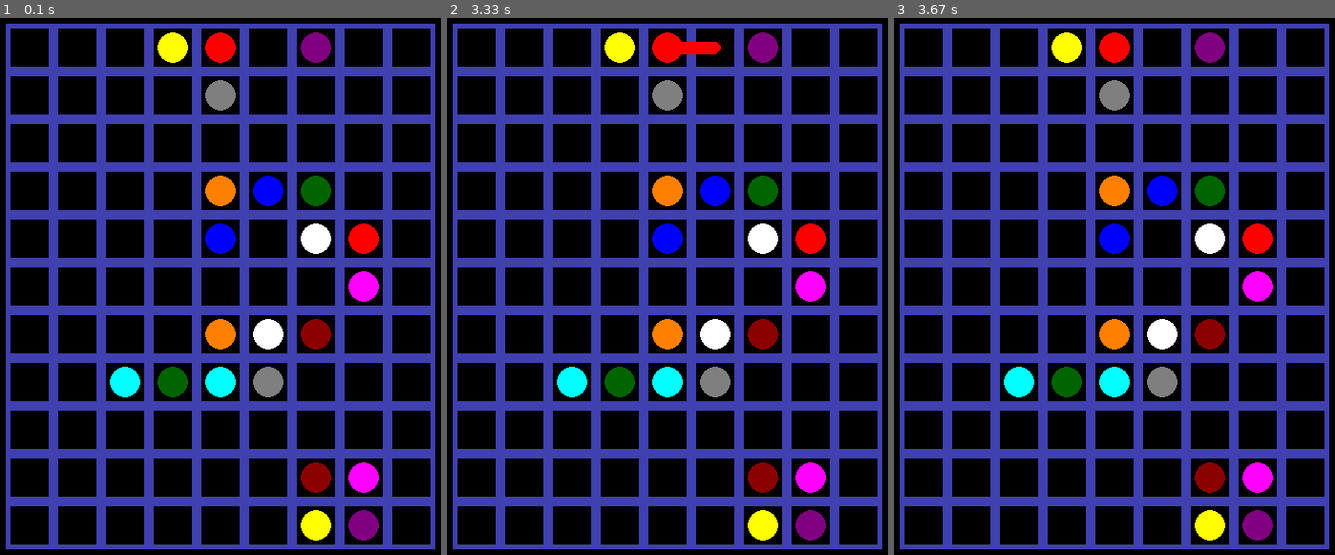
Above: before the commit, frames 1-3 (left to right).
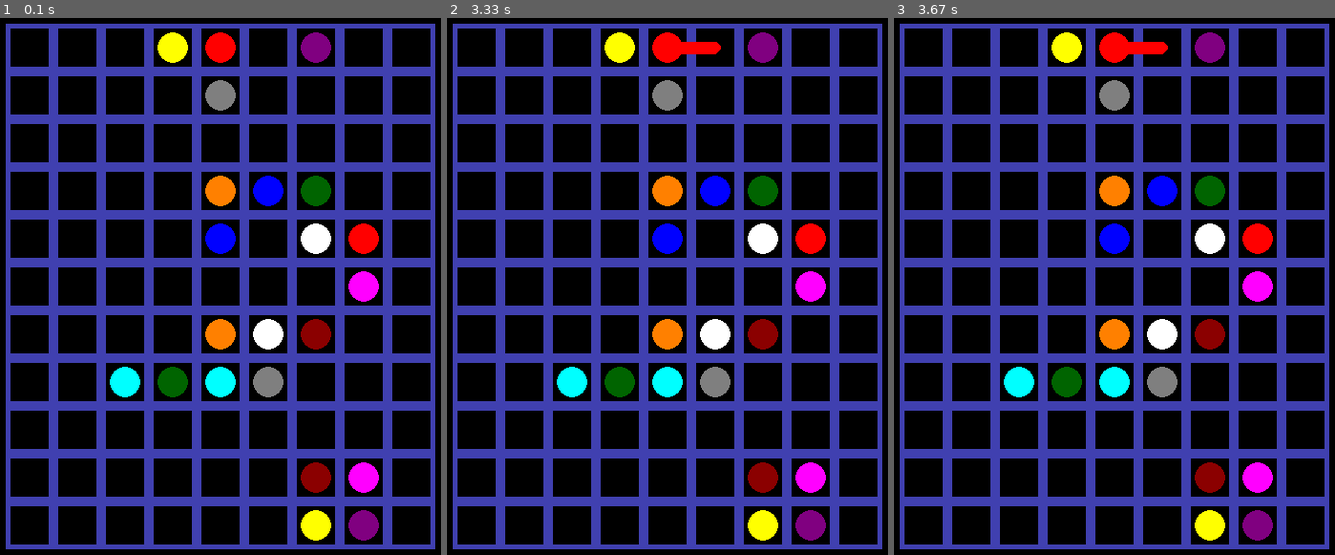
Above: after the commit, the same moments.

Repository: edvinalestig/flow-pygame
Game: pygame game, started from main.py
Same seed, same stepped clock (60 frames per second), same inputs: the game is played once before the commit and once after it.
Inputs (mouse positions are in pixels of both pictures, inside the frame that each line leads up to):
- Up to frame 1 (0.1 s): no input
- Up to frame 2 (3.33 s): press the mouse at (671, 329) at 0.37 s; move the mouse to (605, 307) at 0.47 s; release the mouse at (539, 291) at 0.6 s; press the mouse at (667, 50) at 0.7 s; move the mouse to (614, 55) at 0.8 s; release the mouse at (566, 66) at 0.93 s; press the mouse at (667, 50) at 3.03 s; move the mouse to (680, 55) at 3.13 s; release the mouse at (698, 71) at 3.27 s
- Up to frame 3 (3.67 s): click (1163, 50) at 3.38 s

Frames 1-2 are identical in both runs. In frame 3, 0.2% of the frame differs, in the area x 53-63%, y 4-7%.

Commit message:
Continue with drawn line now works

Diff:
--- a/main.py
+++ b/main.py
@@ -117,10 +117,8 @@
     def addConnection(self, tile1, tile2, colour):
         connectionsFound = 0
         staticTile = False
-        for connection in self.connections:
-            if connection[0] == tile1 or connection[0] == tile2 or connection[1] == tile1 or connection[1] == tile2:
-                #if self.dev: print("Connection found")
-                connectionsFound += 1
+        connectionsFound += self.findConnections(tile1)[0]
+        connectionsFound += self.findConnections(tile2)[0]
 
         if connectionsFound > 1:
             falseConnection = True
@@ -162,8 +160,9 @@
             self.graphicsManager.drawSmoothTurn(centrePoint2, connection[2])
         # Not very efficient but it works.
 
-    def replaceConnection(self, tile, colour):
-        pass
+    # def replaceConnection(self, tile, colour):
+    #     self.removeTile(tile)
+    #     self.addConnection()
 
     def mousePressed(self):
         pos = pygame.mouse.get_pos()
@@ -192,7 +191,19 @@
 
                         return
                 if self.filledTiles[i]:
-                    self.removeTile(i)
+                    connectionsFound = self.findConnections(i)
+                    if connectionsFound[0] == 1:
+                        self.mouseManager.mousePressed = True
+                        if self.dev: print("Mouse pressed on a coloured tile")
+
+                        index = connectionsFound[1][0]
+                        self.selectedColour = self.connections[index][2]
+                        if self.dev: print("Selected colour:", self.selectedColour)
+
+                        self.changedTiles = []
+                        return
+                    else:
+                        self.removeTile(i)
 
     def mouseMoved(self):
         pos = pygame.mouse.get_pos()
@@ -227,6 +238,14 @@
                         self.lastSelectedTile = i
                     return
 
+    def findConnections(self, tile):
+        connectionsFound = 0
+        connectionIndex = []
+        for index, connection in enumerate(self.connections):
+            if connection[0] == tile or connection[1] == tile:
+                connectionsFound += 1
+                connectionIndex.append(index)
+        return connectionsFound, connectionIndex
 
 
 
